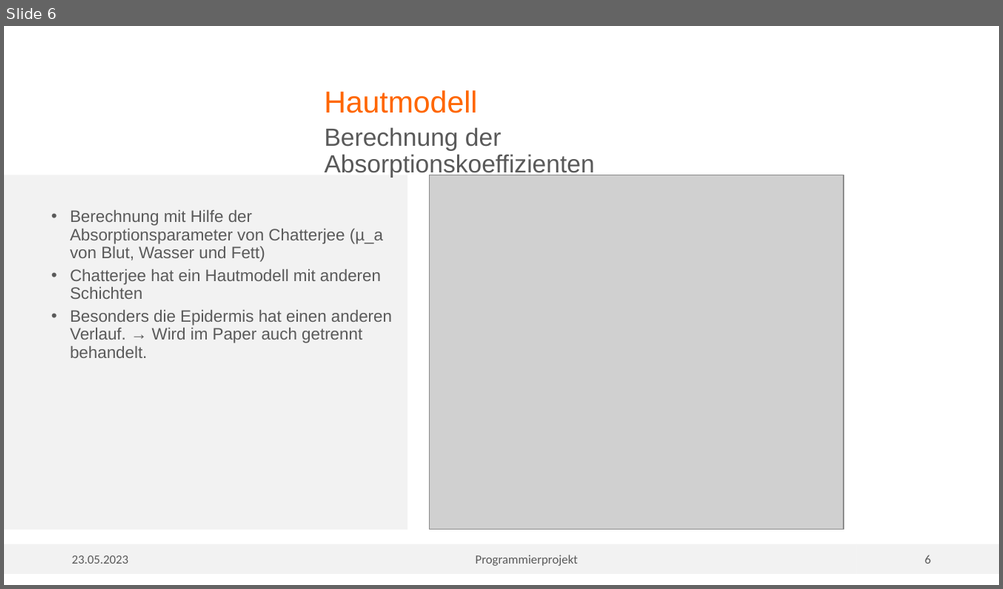
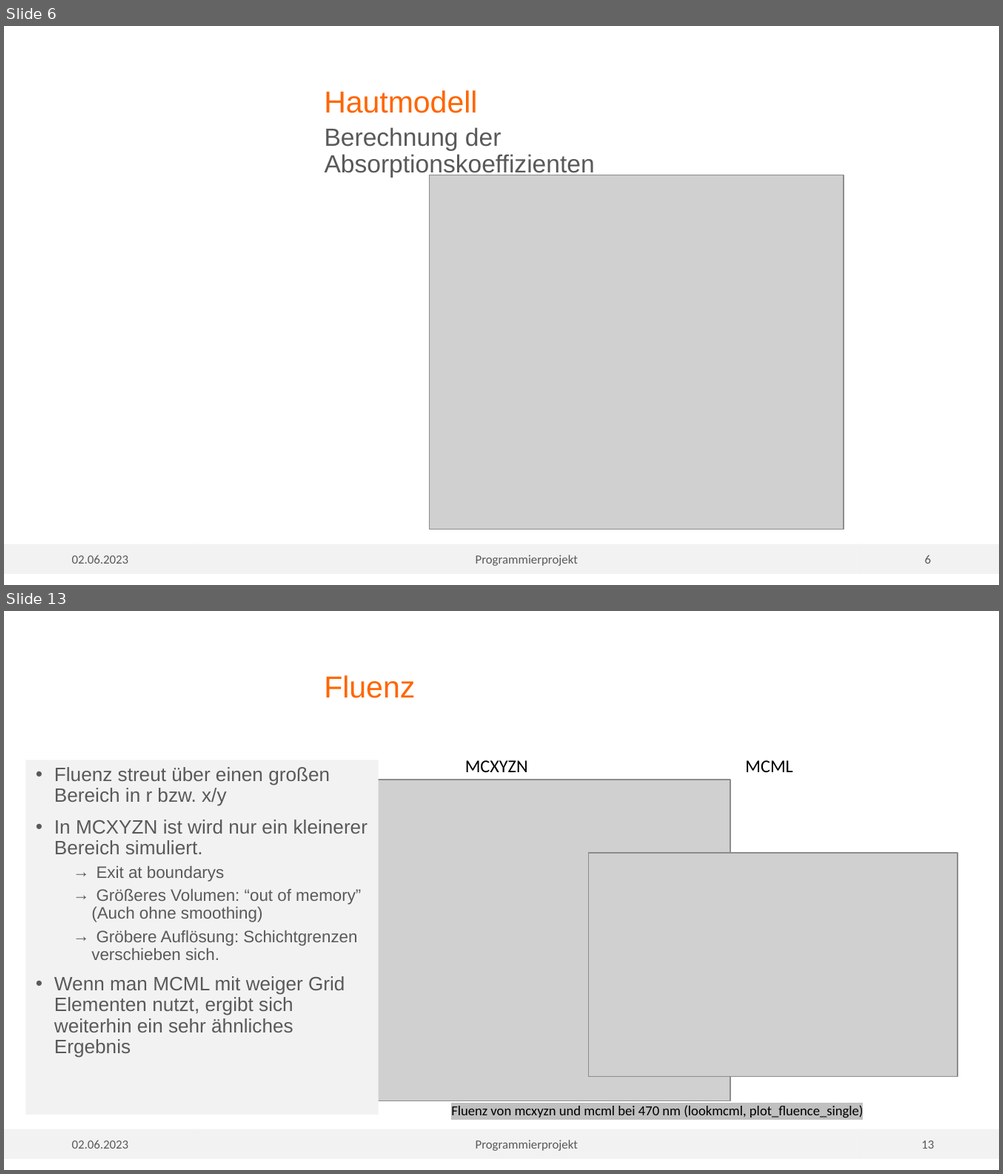
Before and after one commit to vmuelle/mcsim_for_tissue, a slide deck: MC_Tissue.pptx. Shown one above the other, each under a label of ours: slide 6 before the commit, slides 6 and 13 after it; the slides between them are not shown. The pictures are 1003x589 and 1003x1174 pixels, drawn with LibreOffice and Linux fonts; fonts in the diff are those of the drawing; grey boxes stand for pictures; background and template pictures are left out. Boxes give left, top, right and bottom in pixels: in the first picture for what was removed or moved away, otherwise in the second. Text is boxed around its words. In the diff, an @@ line names an element or a change of style, - is before the commit and + after.

```diff
--- a/MC_Tissue.pptx
+++ b/MC_Tissue.pptx
@@ slide 13 added at (4,611,999,1170), background #FFFFFF @@
@@ title added at (324,675,415,698), 22 pt, text #FF6600 @@
+Fluenz
@@ text added at (26,760,378,1115), fill #F2F2F2, 14 pt, text #595959 @@
+• Fluenz streut über einen großen Bereich in r bzw. x/y
+• In MCXYZN ist wird nur ein kleinerer Bereich simuliert.
+  → Exit at boundarys
+  → Größeres Volumen: “out of memory” (Auch ohne smoothing)
+  → Gröbere Auflösung: Schichtgrenzen verschieben sich.
+• Wenn man MCML mit weiger Grid Elementen nutzt, ergibt sich weiterhin ein sehr ähnliches Ergebnis
@@ text added at (465,760,528,772), 13 pt, text #000000 @@
+MCXYZN
@@ text added at (745,760,792,772), 13 pt, text #000000 @@
+MCML
@@ picture added at (301,780,730,1102) @@
@@ picture added at (588,853,957,1076) @@
@@ text added at (451,1105,863,1120), 10 pt, text #000000 @@
+Fluenz von mcxyzn und mcml bei 470 nm (lookmcml, plot_fluence_single)
@@ rectangle added at (4,1129,196,1159), fill #F2F2F2, 9 pt, text #595959 @@
+02.06.2023
@@ rectangle added at (196,1129,856,1159), fill #F2F2F2, 9 pt, text #595959 @@
+Programmierprojekt
@@ page number added at (856,1129,999,1159), fill #F2F2F2, 9 pt, text #595959 @@
+13
@@ slide 6 changed as well @@
@@ text removed at (4,175,408,530) @@
-  • Berechnung mit Hilfe der Absorptionsparameter von Chatterjee (µ_a von Blut, Wasser und Fett)
-  • Chatterjee hat ein Hautmodell mit anderen Schichten
-  • Besonders die Epidermis hat einen anderen Verlauf. → Wird im Paper auch getrennt behandelt.
@@ text in rectangle at (72,555,129,564): text changed @@
-23.05.2023
+02.06.2023
```
Also in this commit, not shown: 14 other slides changed, 2 other slides added, 41 other files.
